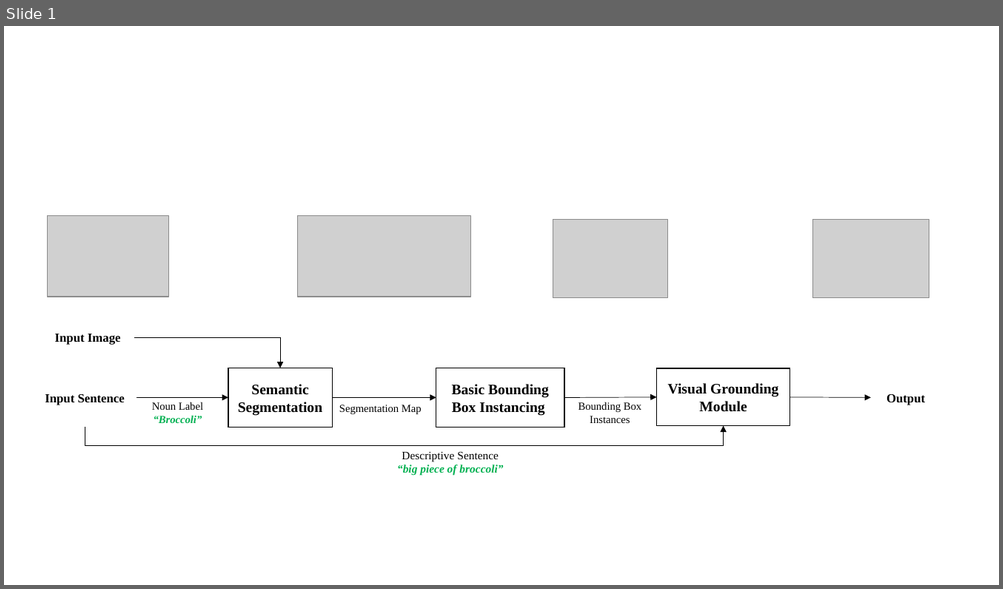
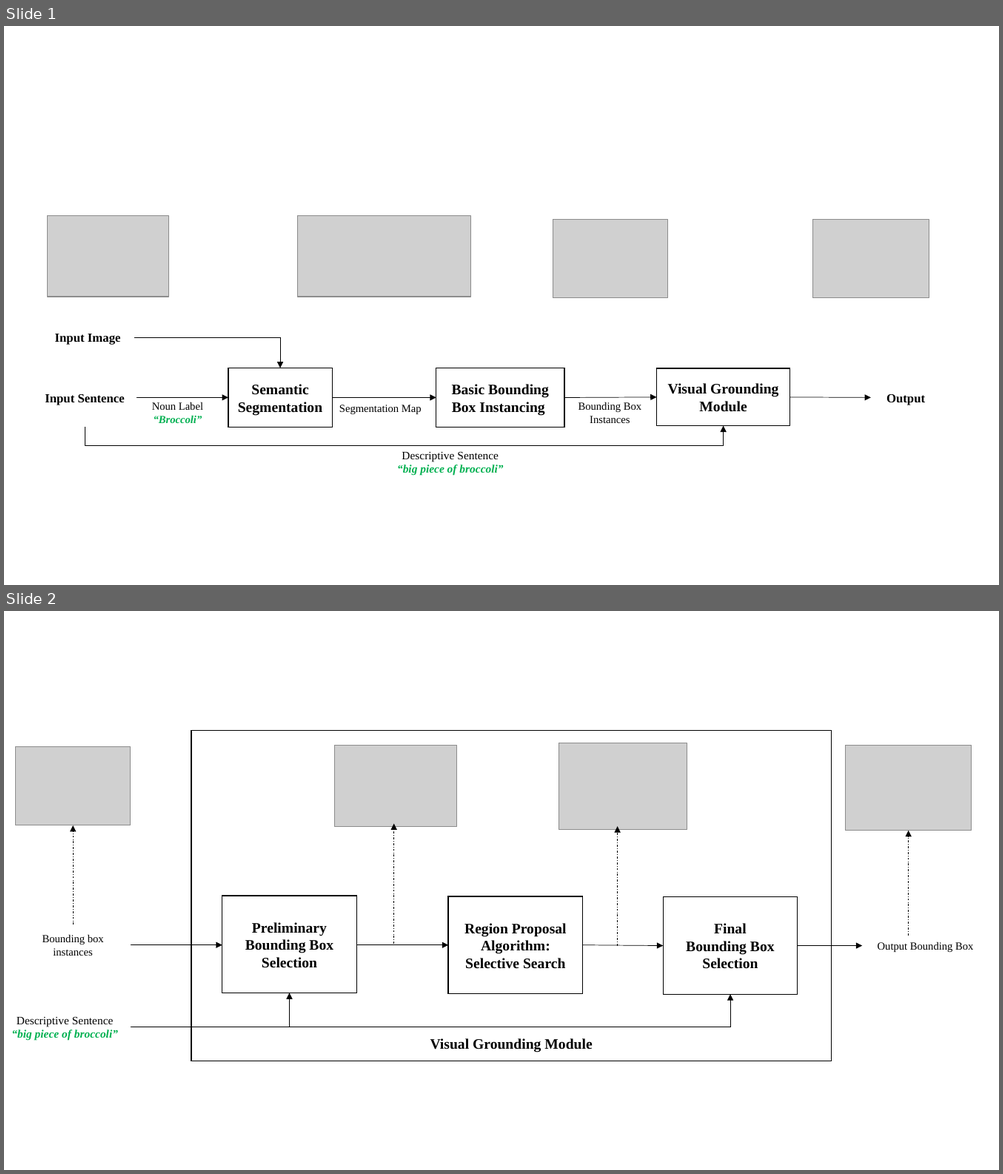
Before and after one commit to zixinglin07/instance-lseg, a slide deck: charts.pptx. Shown one above the other, each under a label of ours: slide 1 before the commit, slides 1 and 2 after it. The pictures are 1003x589 and 1003x1174 pixels, drawn with LibreOffice and Linux fonts; fonts in the diff are those of the drawing; grey boxes stand for pictures. Boxes give left, top, right and bottom in pixels: in the first picture for what was removed or moved away, otherwise in the second. Text is boxed around its words. In the diff, an @@ line names an element or a change of style, - is before the commit and + after.

```diff
--- a/charts.pptx
+++ b/charts.pptx
@@ slide 2 added at (x1=4, y1=611, x2=999, y2=1170), background #FFFFFF @@
@@ rectangle added at (x1=191, y1=730, x2=831, y2=1061), fill #FFFFFF, outline #000000 1 pt, 14 pt, text #000000, bold @@
+Visual Grounding Module
@@ picture added at (x1=559, y1=743, x2=687, y2=829) @@
@@ picture added at (x1=15, y1=747, x2=130, y2=826) @@
@@ picture added at (x1=335, y1=745, x2=457, y2=826) @@
@@ picture added at (x1=845, y1=745, x2=972, y2=831) @@
@@ arrow added from (73, 925) to (73, 826), #000000 0.5 pt dashed @@
@@ arrow added from (394, 945) to (394, 823), #000000 0.5 pt dashed @@
@@ arrow added from (617, 946) to (617, 826), #000000 0.5 pt dashed @@
@@ arrow added from (908, 936) to (908, 830), #000000 0.5 pt dashed @@
@@ rectangle added at (x1=222, y1=896, x2=356, y2=993), outline #000000 1 pt, 14 pt, text #000000, bold @@
+Preliminary
+Bounding Box Selection
@@ rectangle added at (x1=448, y1=897, x2=582, y2=994), outline #000000 1 pt, 14 pt, text #000000, bold @@
+Region Proposal Algorithm: Selective Search
@@ rectangle added at (x1=663, y1=897, x2=797, y2=994), outline #000000 1 pt, 14 pt, text #000000, bold @@
+Final
+Bounding Box Selection
@@ text added at (x1=42, y1=934, x2=104, y2=956), 10.5 pt, text #000000 @@
+Bounding box instances
@@ text added at (x1=877, y1=942, x2=973, y2=952), 10.5 pt, text #000000 @@
+Output Bounding Box
@@ arrow added from (131, 945) to (222, 945), #000000 0.5 pt @@
@@ arrow added from (357, 945) to (448, 945), #000000 0.5 pt @@
@@ arrow added from (583, 945) to (663, 946), #000000 0.5 pt @@
@@ arrow added from (797, 946) to (862, 946), #000000 0.5 pt @@
@@ elbow arrow added from (131, 1028) to (290, 993), #000000 0.5 pt @@
@@ elbow arrow added from (131, 1028) to (730, 994), #000000 0.5 pt @@
@@ text added at (x1=11, y1=1017, x2=118, y2=1041), 11 pt, text #00B050, bold, italic @@
+Descriptive Sentence
+“big piece of broccoli”
```
Also in this commit, not shown: 2 other slides added, 3 other files.
